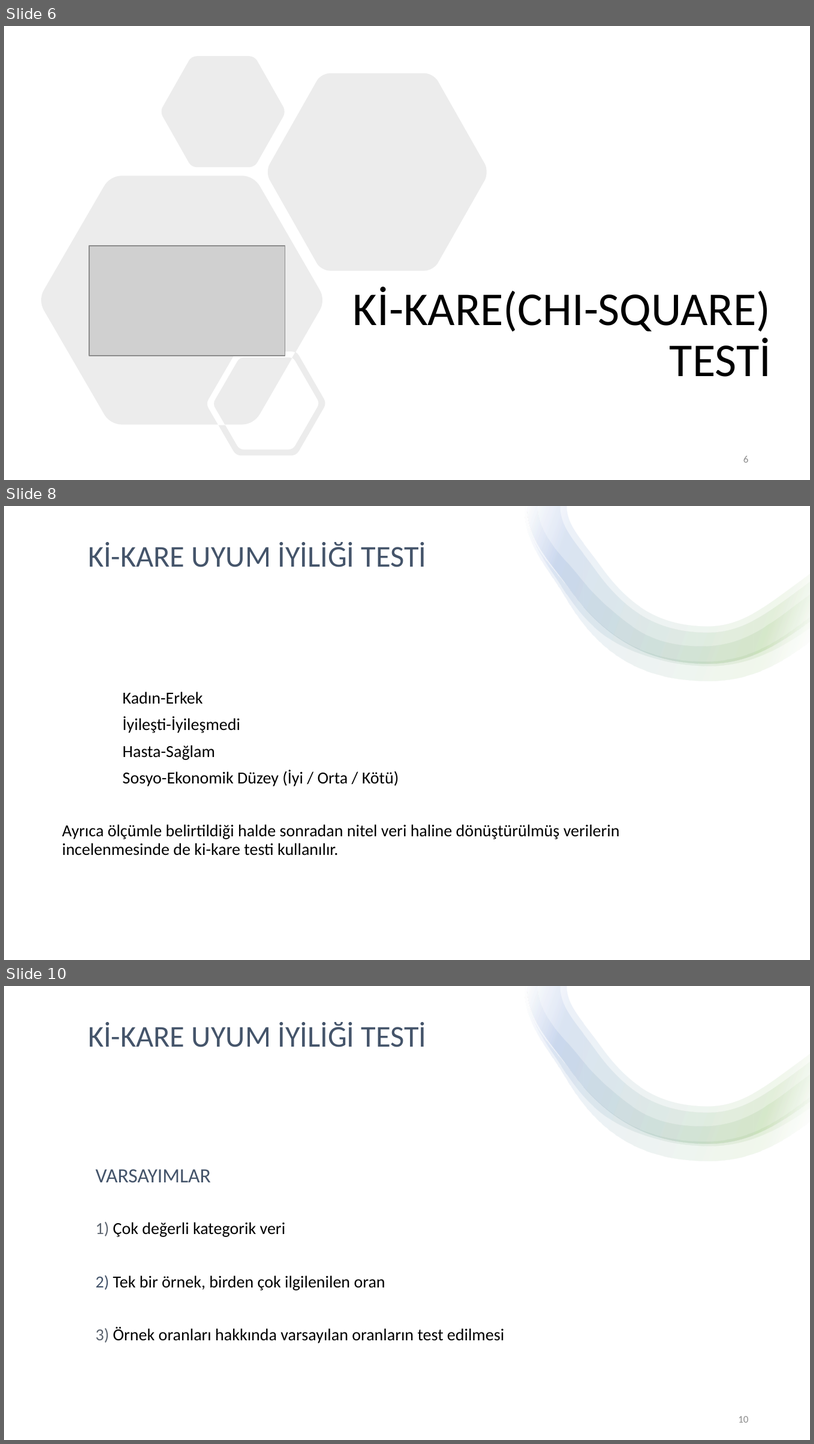
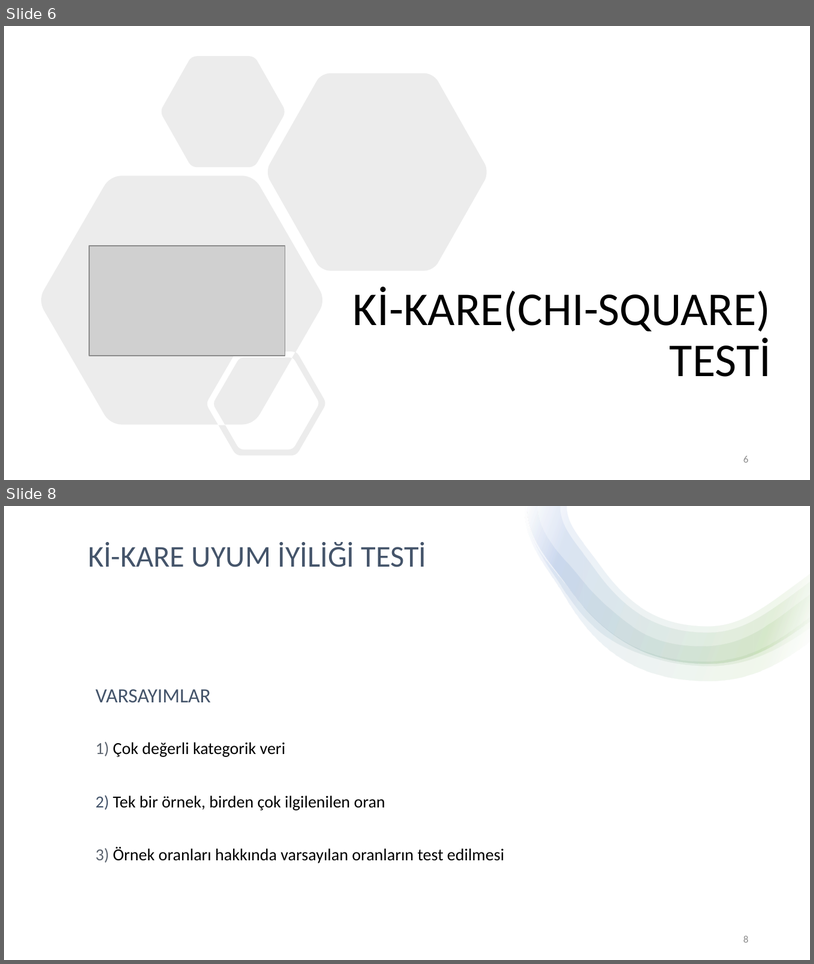
Before and after one commit to chnmzrkgithub/seminer, a slide deck: cihan.pptx. Shown one above the other, each under a label of ours: slides 6, 8 and 10 before the commit, slides 6 and 8 after it; the slides between them are not shown. The pictures are 814x1444 and 814x964 pixels, drawn with LibreOffice and Linux fonts; fonts in the diff are those of the drawing; grey boxes stand for pictures. Boxes give left, top, right and bottom in pixels: in the first picture for what was removed or moved away, otherwise in the second. Text is boxed around its words. In the diff, an @@ line names an element or a change of style, - is before the commit and + after.

```diff
--- a/cihan.pptx
+++ b/cihan.pptx
@@ slide 8 removed at [4, 506, 810, 960], background #FFFFFF @@
@@ group removed at [524, 506, 810, 681]: 4 freeform shapes @@
@@ text removed at [88, 542, 427, 567] @@
-Kİ-KARE UYUM İYİLİĞİ TESTİ
@@ text removed at [62, 691, 620, 855] @@
-Kadın-Erkek
-İyileşti-İyileşmedi
-Hasta-Sağlam
-Sosyo-Ekonomik Düzey (İyi / Orta / Kötü)
-Ayrıca ölçümle belirtildiği halde sonradan nitel veri haline dönüştürülmüş verilerin incelenmesinde de ki-kare testi kullanılır.
@@ what was slide 10 is now slide 8 @@
@@ page number at [744, 935, 749, 942]: text changed @@
-10
+8
```
Also in this commit, not shown: 6 slides changed, 1 slide added, 1 other slide removed.
